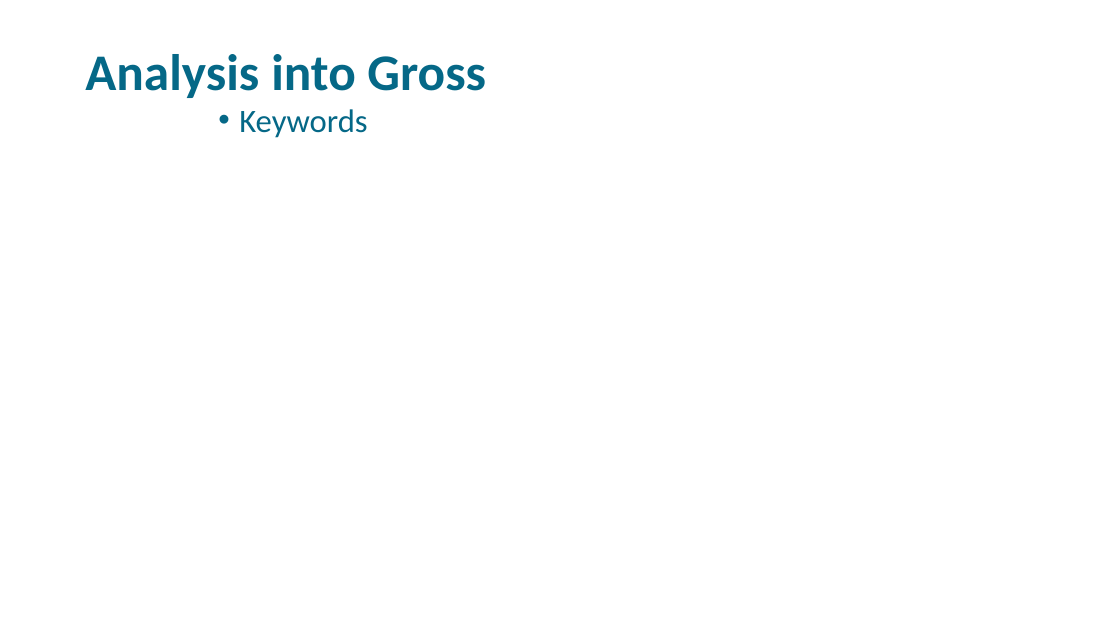
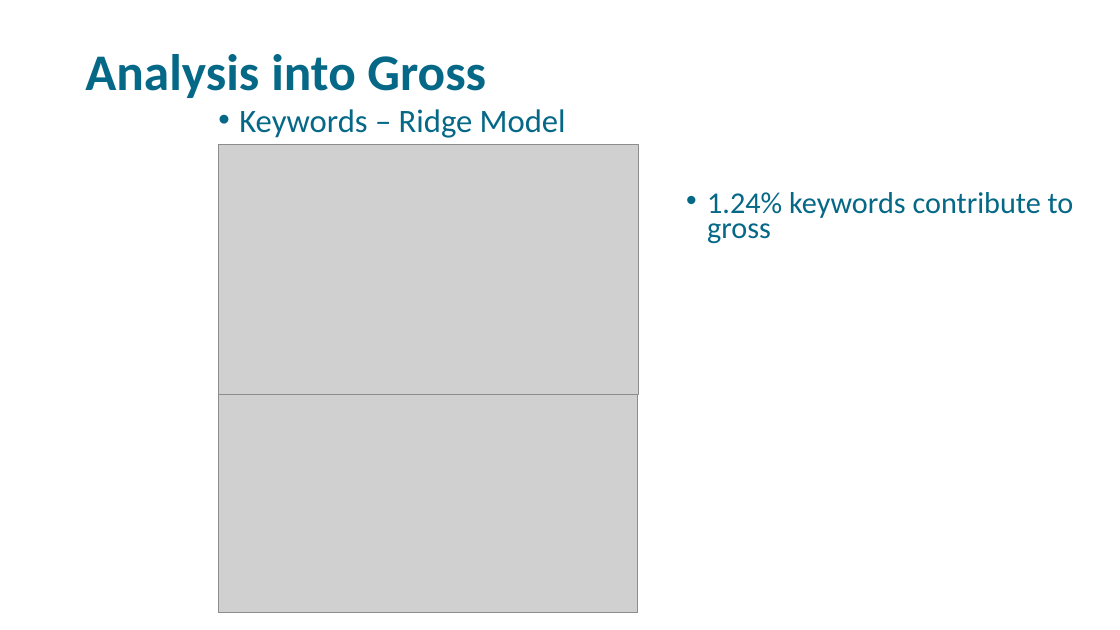
Before and after one commit to libbyYOU/IMDb-5000-movie-project, a slide deck: slide 15 of DSO-530 Final Project.pptx. Drawn at 1120x630 pixels with LibreOffice and Linux fonts; fonts in the diff are those of the drawing; grey boxes stand for pictures; background and template pictures are left out. Boxes give left, top, right and bottom in pixels: in the first picture for what was removed or moved away, otherwise in the second. Text is boxed around its words. In the diff, an @@ line names an element or a change of style, - is before the commit and + after.

```diff
--- a/DSO-530 Final Project.pptx
+++ b/DSO-530 Final Project.pptx
@@ text at [239, 109, 566, 138]: text changed @@
-• Keywords
+• Keywords – Ridge Model
@@ picture added at [218, 145, 639, 394] @@
@@ text added at [707, 192, 1074, 244], 25.9 pt, text #056887 @@
+• 1.24% keywords contribute to gross
@@ picture added at [218, 395, 638, 613] @@
```
Also in this commit, not shown: 8 other slides changed, 3 slides added, 3 slides removed.
